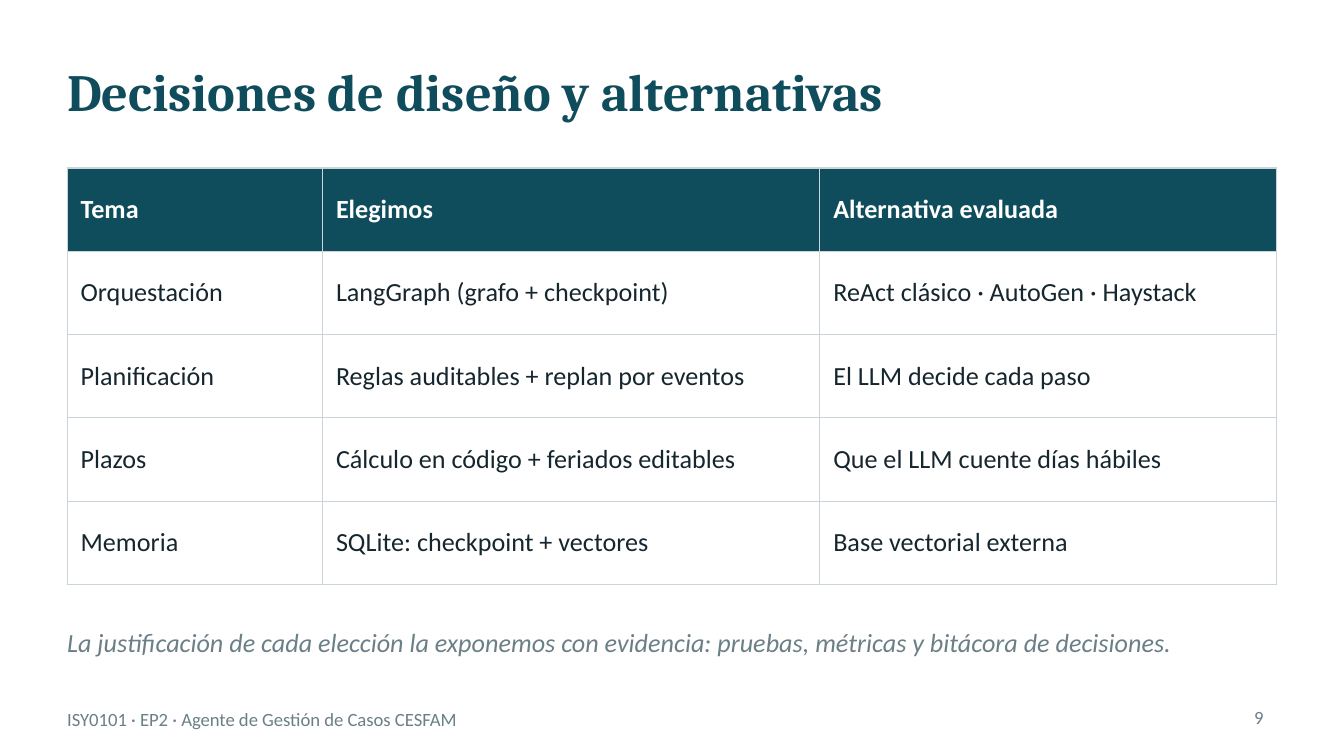
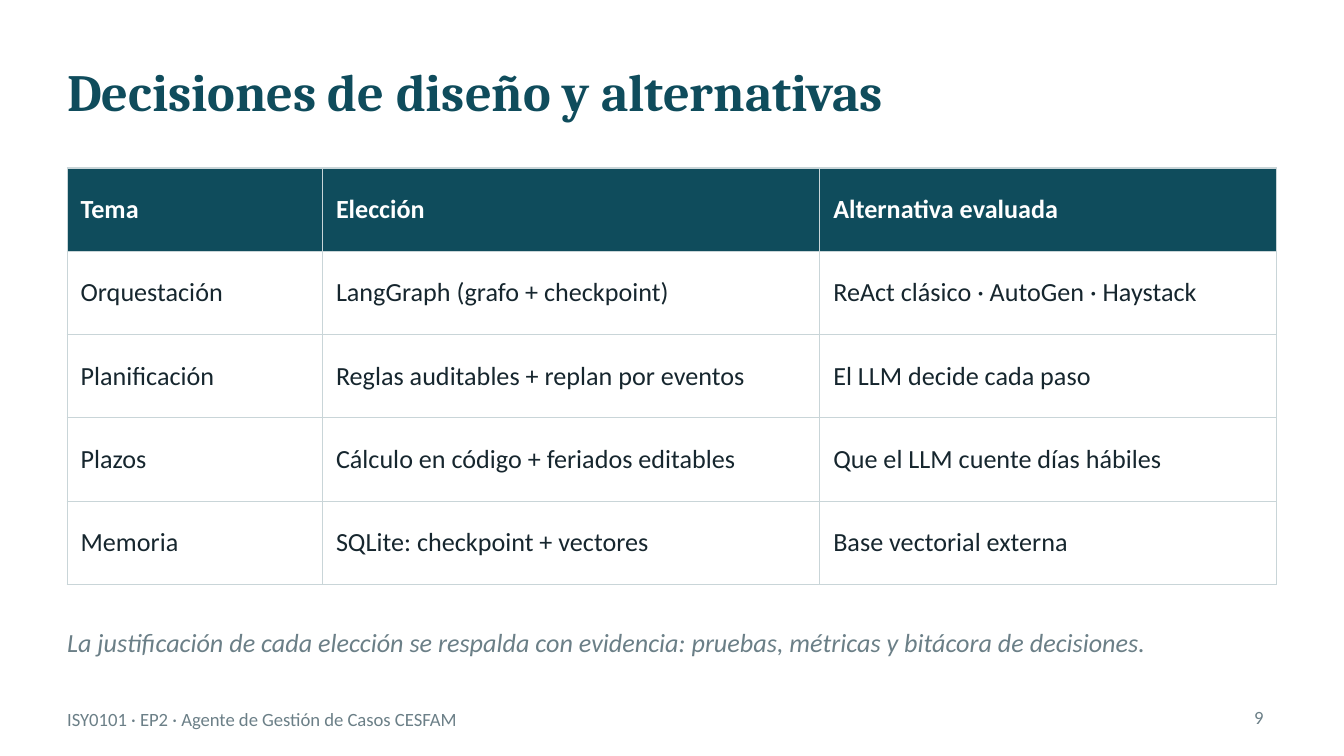
Before and after one commit to osdiazu/ISY0101-ep02-oscar-diaz, a slide deck: slide 9 of docs/Presentacion_EP2_CESFAM.pptx. Drawn at 1344x756 pixels with LibreOffice and Linux fonts; fonts in the diff are those of the drawing. Boxes give left, top, right and bottom in pixels: in the first picture for what was removed or moved away, otherwise in the second. Text is boxed around its words. In the diff, an @@ line names an element or a change of style, - is before the commit and + after.

```diff
--- a/docs/Presentacion_EP2_CESFAM.pptx
+++ b/docs/Presentacion_EP2_CESFAM.pptx
@@ table at [67,168,1277,560] @@
-row 1, column 2: Elegimos
+row 1, column 2: Elección
@@ text at [67,634,1145,657]: text changed @@
-La justificación de cada elección la exponemos con evidencia: pruebas, métricas y bitácora de decisiones.
+La justificación de cada elección se respalda con evidencia: pruebas, métricas y bitácora de decisiones.
```
Also in this commit, not shown: 1 other slide changed, 5 other files.
